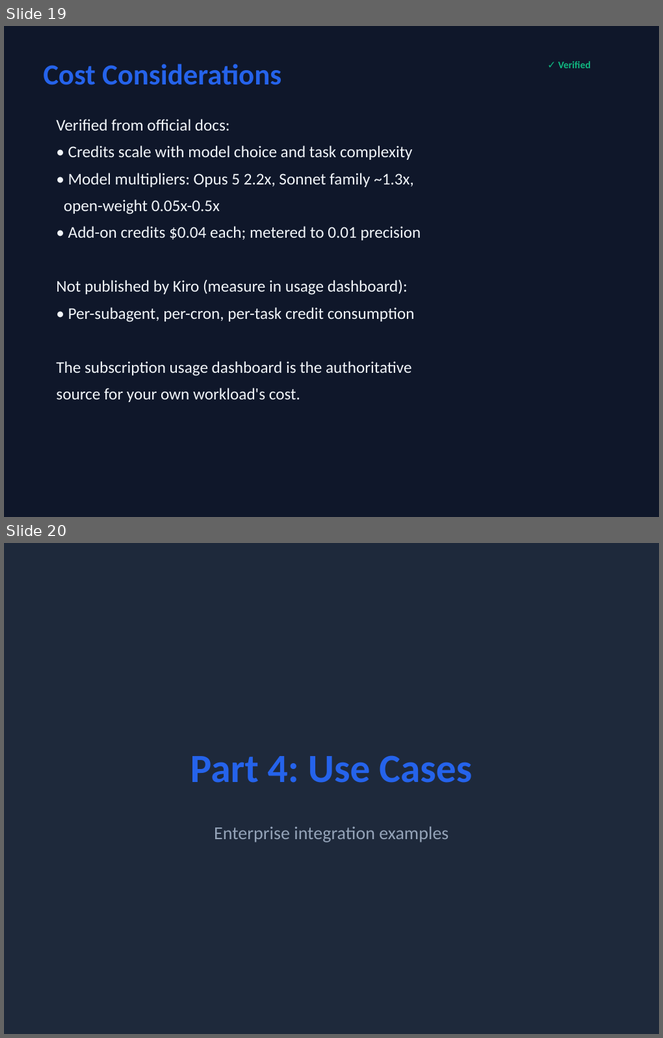
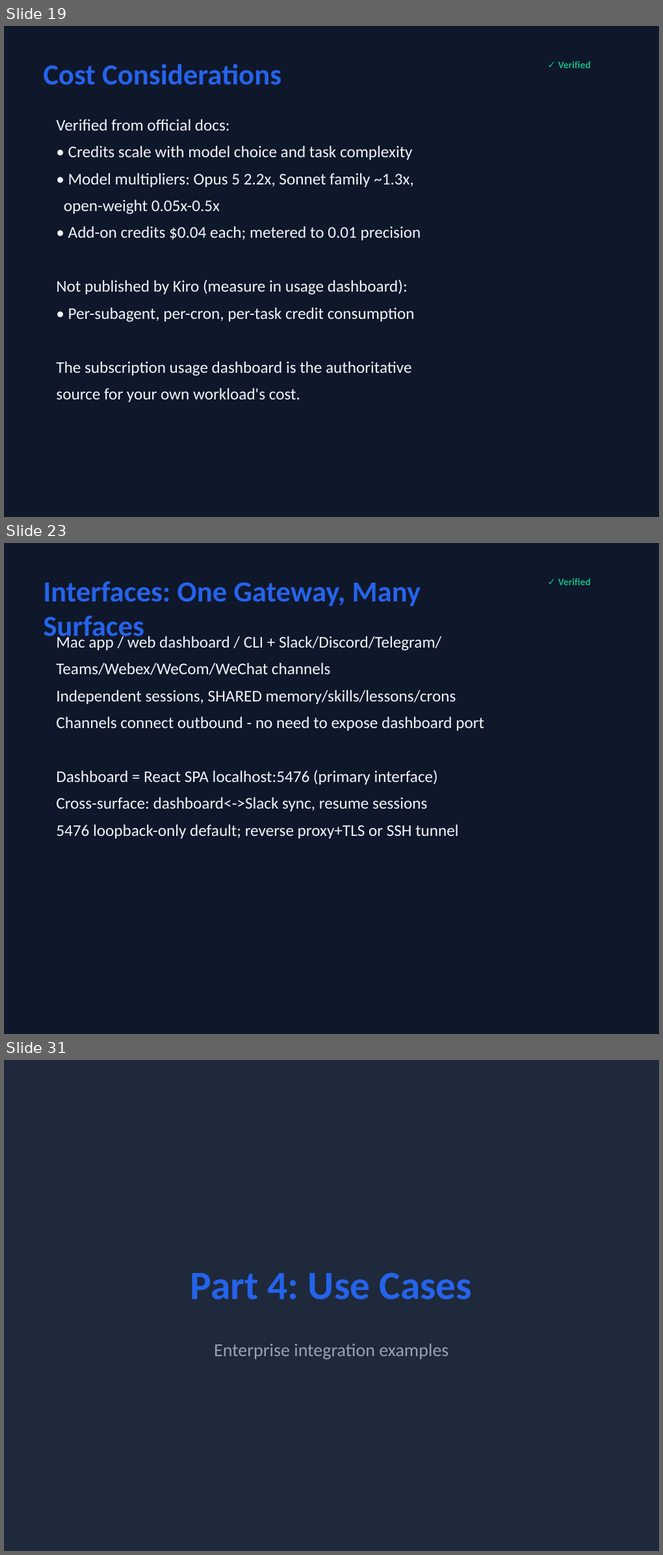
Before and after one commit to timwukp/Kiro-Crew-Training, a slide deck: kiro-crew-training.pptx. Shown one above the other, each under a label of ours: slides 19 and 20 before the commit, slides 19, 23 and 31 after it; the slides between them are not shown. The pictures are 663x1038 and 663x1555 pixels, drawn with LibreOffice and Linux fonts; fonts in the diff are those of the drawing. Boxes give left, top, right and bottom in pixels: in the first picture for what was removed or moved away, otherwise in the second. Text is boxed around its words. In the diff, an @@ line names an element or a change of style, - is before the commit and + after.

Commit message:
Add 10 advanced/enterprise sections (Security, Running 24/7, Interfaces, Chat, Capabilities, Configuration, Multi-instance, Snapshot, Apps, Troubleshooting) for full docs/crew coverage; pptx 29->40 slides

```diff
--- a/kiro-crew-training.pptx
+++ b/kiro-crew-training.pptx
@@ slide 23 added at (x1=4, y1=543, x2=659, y2=1034), background #0F172A @@
@@ text added at (x1=43, y1=581, x2=421, y2=644), 32 pt, text #2563EB, bold @@
+Interfaces: One Gateway, Many Surfaces
@@ text added at (x1=558, y1=578, x2=591, y2=585), 11 pt, text #10B981, bold @@
+✓ Verified
@@ text added at (x1=56, y1=634, x2=484, y2=839), 18 pt, text #F1F5F9 @@
+Mac app / web dashboard / CLI + Slack/Discord/Telegram/
+Teams/Webex/WeCom/WeChat channels
+Independent sessions, SHARED memory/skills/lessons/crons
+Channels connect outbound - no need to expose dashboard port
+Dashboard = React SPA localhost:5476 (primary interface)
+Cross-surface: dashboard<->Slack sync, resume sessions
+5476 loopback-only default; reverse proxy+TLS or SSH tunnel
@@ what was slide 20 is now slide 31 @@
```
Also in this commit, not shown: 10 other slides added, 2 other files.
